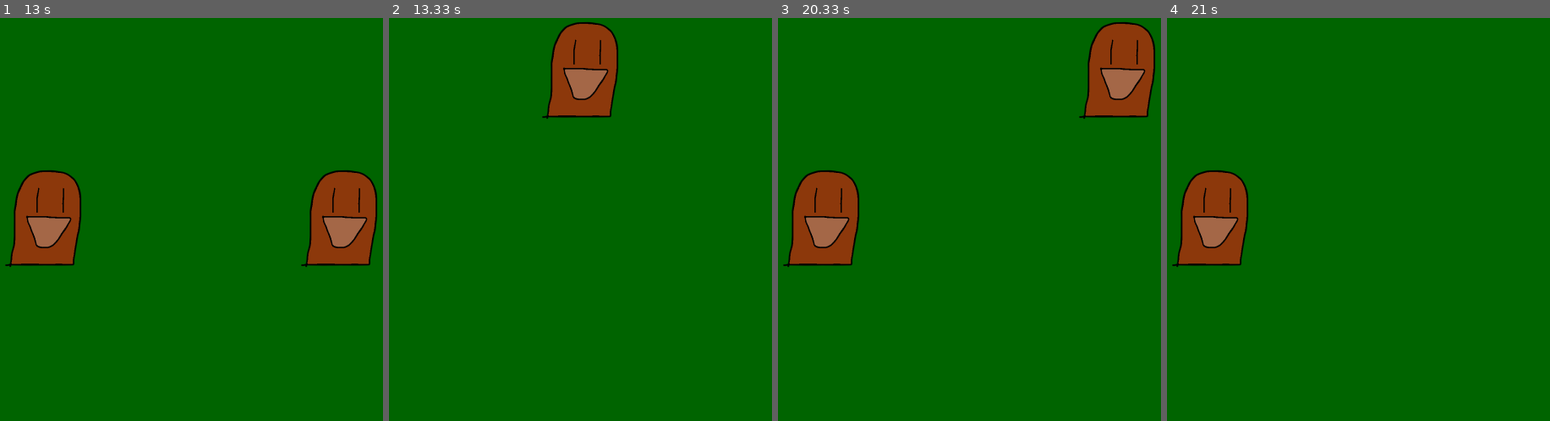
Above: before the commit, frames 1-4 (left to right).
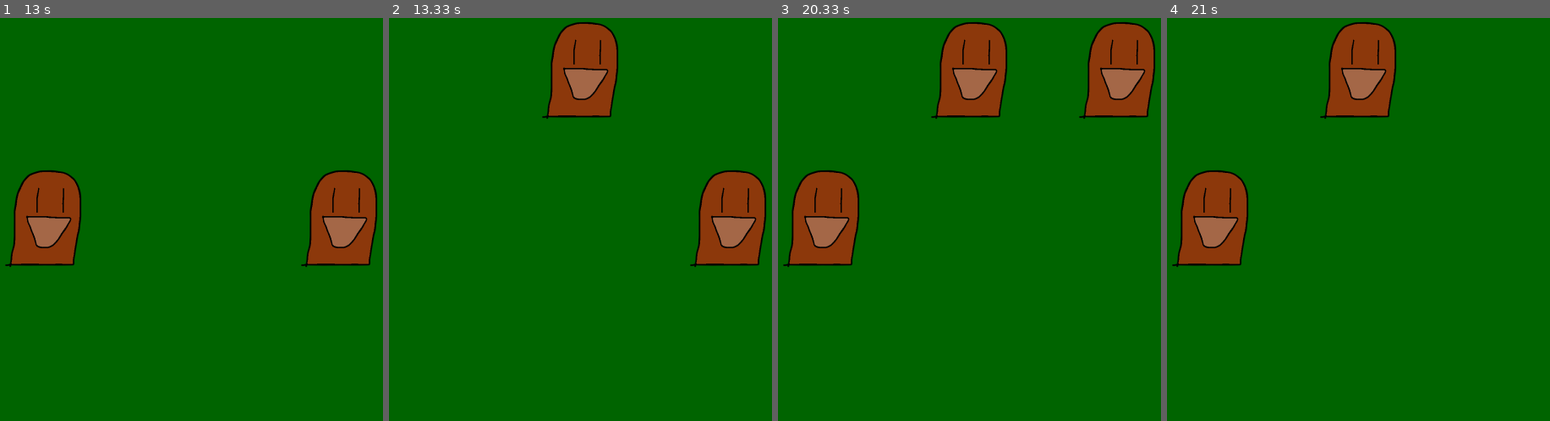
Above: after the commit, the same moments.

Repository: normyp/WhackPygame
Game: pygame game, started from whack!.py
Same seed, same stepped clock (60 frames per second), same inputs: the game is played once before the commit and once after it.
Inputs (mouse positions are in pixels of both pictures, inside the frame that each line leads up to):
- Up to frame 1 (13 s): click (340, 368) at 0.95 s; click (191, 70) at 1.28 s; click (195, 98) at 2.18 s; click (340, 219) at 3.65 s; click (45, 219) at 4.55 s; click (45, 70) at 6.02 s; click (45, 368) at 6.35 s; click (45, 368) at 7.82 s; click (195, 74) at 8.15 s; click (340, 219) at 9.05 s; click (210, 267) at 10.52 s
- Up to frame 2 (13.33 s): click (461, 239) at 13.12 s
- Up to frame 3 (20.33 s): click (969, 70) at 14.02 s; click (1118, 70) at 15.48 s
- Up to frame 4 (21 s): click (1507, 70) at 20.35 s

Frame 1 is identical in both runs. In frame 2, 3.9% of the frame differs, in the area x 78-99%, y 37-62%; in frame 3, 3.9%; in frame 4, 3.9%.

Commit message:
Moles stay for a random amount of time and if the mole is already spawned it doesn't spawn it again

Diff:
--- a/mole.py
+++ b/mole.py
@@ -18,5 +18,9 @@
     def blitme(self):
         self.screen.blit(self.image, self.rect)
 
+    def is_alive(self):
+        return self.alive
+
     def clear(self):
         self.image.fill((0, 100, 0))
+        self.alive = False
--- a/whack!.py
+++ b/whack!.py
@@ -52,10 +52,12 @@
                 break
 
     def _make_mole_alive(self):
+        #Randomly picks a mole to spawn
         self.selectedMole = random.randint(0, 8)
+        #Time since spawn
         self.moles[self.selectedMole].m_time = _seconds_since_epoch()
-        print(self.moles[self.selectedMole].m_time)
-        self.moles[self.selectedMole].image = pygame.image.load("images/mole.png")
+        if self.moles[self.selectedMole].is_alive:
+            self.moles[self.selectedMole].image = pygame.image.load("images/mole.png")
 
     def _check_events(self):
         # Did the user click the window close button?
@@ -75,7 +77,9 @@
 
             # Clear old moles
             for mole in self.moles:
-                if current_time - mole.m_time >= 2.0:
+                random_time = random.randint(3, 6)
+                print("Random time is ", random_time)
+                if current_time - mole.m_time >= random_time:
                     mole.clear()
 
             # Spawn a mole every second
